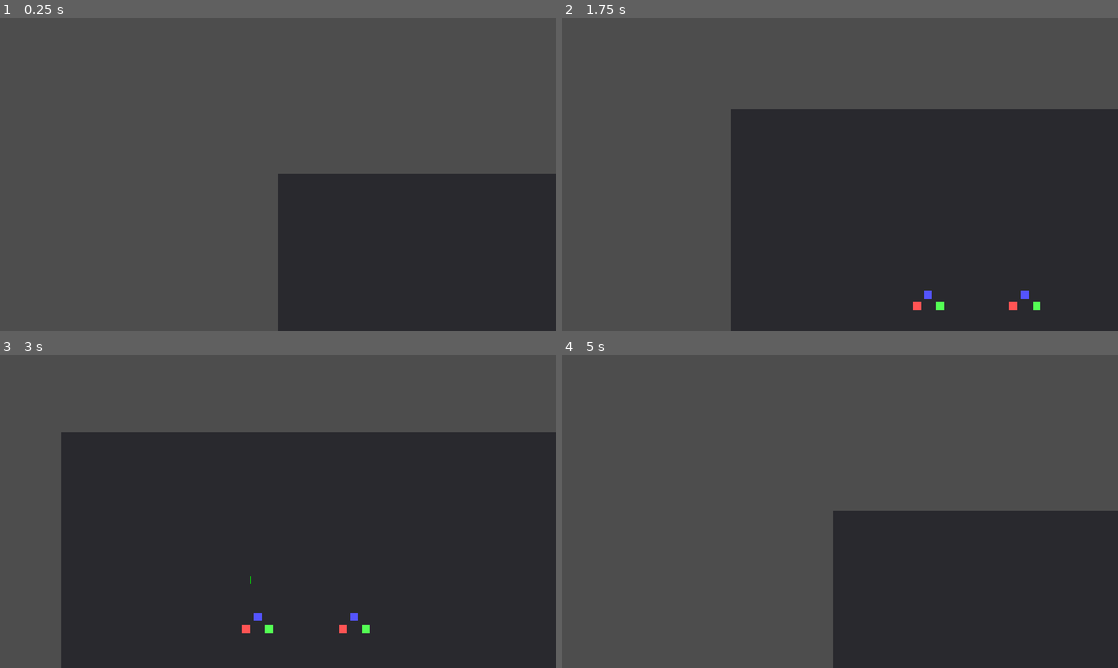
Above: before the commit, frames 1-4 (two rows, left to right).
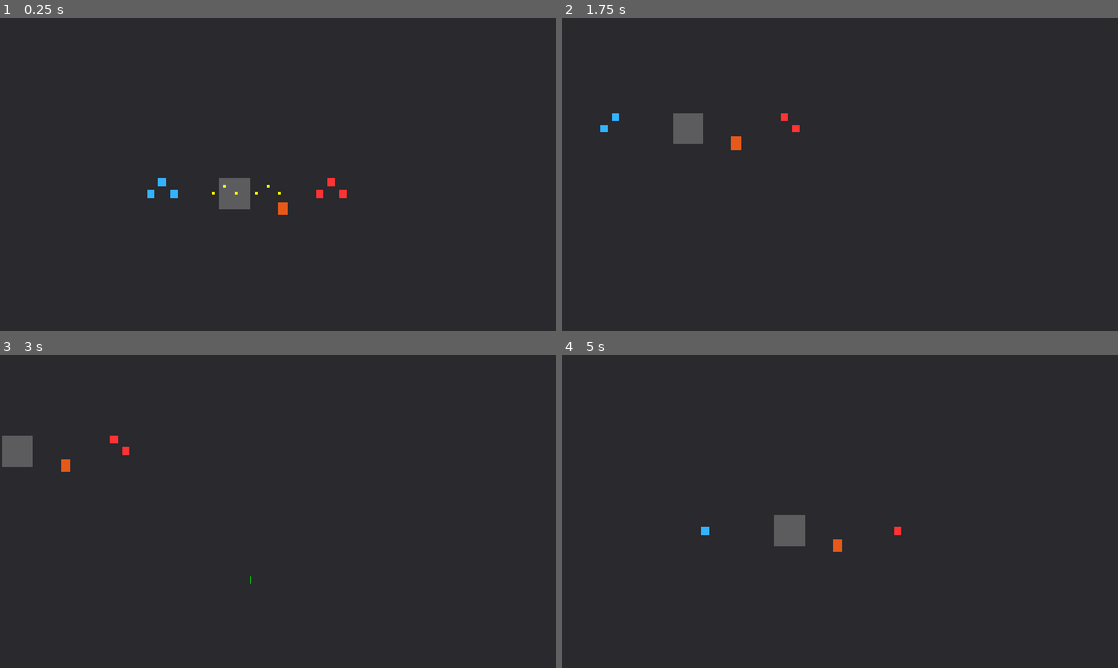
Above: after the commit, the same moments.

Repository: roflanbi4/game-zov
Game: Godot game, scene res://scenes/core/main_game.tscn
Same seed, same stepped clock (60 frames per second), same inputs: the game is played once before the commit and once after it.
Inputs (mouse positions are in pixels of both pictures, inside the frame that each line leads up to):
- Up to frame 1 (0.25 s): no input
- Up to frame 2 (1.75 s): move the mouse to (962, 158) at 0.52 s; hold D 0.53-1.28 s; click (962, 158) at 0.67 s; move the mouse to (728, 190) at 1.27 s; hold S from 1.28 s (still down); click (728, 190) at 1.42 s
- Up to frame 3 (3 s): move the mouse to (333, 442) at 2.02 s; release S at 2.03 s; hold D 2.03-2.78 s; click (333, 442) at 2.17 s; move the mouse to (250, 574) at 2.77 s; hold W from 2.78 s (still down); click (250, 574) at 2.92 s
- Up to frame 4 (5 s): move the mouse to (1006, 558) at 3.52 s; release W at 3.53 s; hold A from 3.53 s (still down); click (1006, 558) at 3.67 s; move the mouse to (673, 464) at 4.27 s; click (673, 464) at 4.42 s

The runs differ from the first frame. In frame 1, 75% of the frame differs, in the area x 0-100%, y 0-100%; in frame 2, 50%; in frame 3, 33%; in frame 4, 74%.

Commit message:
3-sexs

Diff:
--- a/scenes/core/main_game.tscn
+++ b/scenes/core/main_game.tscn
@@ -1,103 +1,182 @@
-[gd_scene load_steps=4 format=3]
+[gd_scene load_steps=11 format=3]
 
 [ext_resource type="Script" path="res://scripts/core/RTSCamera.gd" id="1"]
 [ext_resource type="Script" path="res://scripts/core/SelectionManager.gd" id="2"]
 [ext_resource type="Script" path="res://scripts/core/SquadController.gd" id="3"]
 [ext_resource type="Script" path="res://scripts/core/Soldier.gd" id="4"]
+[ext_resource type="Script" path="res://scripts/components/CoverZone.gd" id="5"]
+[ext_resource type="Script" path="res://scripts/components/ExplosiveProp.gd" id="6"]
 
-[sub_resource id="1" type="CircleShape2D"]
-radius = 4.0
+[sub_resource type="CircleShape2D" id="1"]
+radius = 6.0
+
+[sub_resource type="RectangleShape2D" id="2"]
+size = Vector2(64, 64)
+
+[sub_resource type="CircleShape2D" id="3"]
+radius = 12.0
+
+[sub_resource type="CircleShape2D" id="4"]
+radius = 200.0
 
 [node name="Main" type="Node2D"]
 
 [node name="GameCamera" type="Camera2D" parent="."]
+position = Vector2(640, 360)
 script = ExtResource("1")
 
 [node name="SelectionManager" type="Node2D" parent="."]
 script = ExtResource("2")
 
 [node name="Ground" type="ColorRect" parent="."]
-size = Vector2(1920, 1080)
-color = Color(0.16, 0.16, 0.18, 1.0)
+offset_right = 1920.0
+offset_bottom = 1080.0
+mouse_filter = 2
+color = Color(0.16, 0.16, 0.18, 1)
 
 [node name="NavRegion" type="NavigationRegion2D" parent="."]
 
 [node name="Squad1" type="Node2D" parent="."]
+position = Vector2(400, 400)
 script = ExtResource("3")
-position = Vector2(400, 400)
 
 [node name="Soldier1" type="CharacterBody2D" parent="Squad1"]
+position = Vector2(-24, 0)
 script = ExtResource("4")
-position = Vector2(-24, 0)
 
 [node name="NavigationAgent2D" type="NavigationAgent2D" parent="Squad1/Soldier1"]
+
 [node name="CollisionShape2D" type="CollisionShape2D" parent="Squad1/Soldier1"]
 shape = SubResource("1")
+
 [node name="ColorRect" type="ColorRect" parent="Squad1/Soldier1"]
-size = Vector2(16, 16)
-color = Color(1.0, 0.33, 0.33, 1.0)
+offset_left = -8.0
+offset_top = -8.0
+offset_right = 8.0
+offset_bottom = 8.0
 mouse_filter = 2
+color = Color(0.2, 0.7, 1, 1)
 
 [node name="Soldier2" type="CharacterBody2D" parent="Squad1"]
+position = Vector2(24, 0)
 script = ExtResource("4")
-position = Vector2(24, 0)
 
 [node name="NavigationAgent2D" type="NavigationAgent2D" parent="Squad1/Soldier2"]
+
 [node name="CollisionShape2D" type="CollisionShape2D" parent="Squad1/Soldier2"]
 shape = SubResource("1")
+
 [node name="ColorRect" type="ColorRect" parent="Squad1/Soldier2"]
-size = Vector2(16, 16)
-color = Color(0.33, 1.0, 0.33, 1.0)
+offset_left = -8.0
+offset_top = -8.0
+offset_right = 8.0
+offset_bottom = 8.0
 mouse_filter = 2
+color = Color(0.2, 0.7, 1, 1)
 
 [node name="Soldier3" type="CharacterBody2D" parent="Squad1"]
+position = Vector2(0, -24)
 script = ExtResource("4")
-position = Vector2(0, -24)
 
 [node name="NavigationAgent2D" type="NavigationAgent2D" parent="Squad1/Soldier3"]
+
 [node name="CollisionShape2D" type="CollisionShape2D" parent="Squad1/Soldier3"]
 shape = SubResource("1")
+
 [node name="ColorRect" type="ColorRect" parent="Squad1/Soldier3"]
-size = Vector2(16, 16)
-color = Color(0.33, 0.33, 1.0, 1.0)
+offset_left = -8.0
+offset_top = -8.0
+offset_right = 8.0
+offset_bottom = 8.0
 mouse_filter = 2
+color = Color(0.2, 0.7, 1, 1)
 
-[node name="Squad2" type="Node2D" parent="."]
+[node name="EnemySquad" type="Node2D" parent="." groups=["enemy_squads"]]
+position = Vector2(750, 400)
 script = ExtResource("3")
-position = Vector2(600, 400)
 
-[node name="Soldier1" type="CharacterBody2D" parent="Squad2"]
+[node name="EnemySoldier1" type="CharacterBody2D" parent="EnemySquad"]
+position = Vector2(-24, 0)
 script = ExtResource("4")
-position = Vector2(-24, 0)
 
-[node name="NavigationAgent2D" type="NavigationAgent2D" parent="Squad2/Soldier1"]
-[node name="CollisionShape2D" type="CollisionShape2D" parent="Squad2/Soldier1"]
+[node name="NavigationAgent2D" type="NavigationAgent2D" parent="EnemySquad/EnemySoldier1"]
+
+[node name="CollisionShape2D" type="CollisionShape2D" parent="EnemySquad/EnemySoldier1"]
 shape = SubResource("1")
-[node name="ColorRect" type="ColorRect" parent="Squad2/Soldier1"]
-size = Vector2(16, 16)
-color = Color(1.0, 0.33, 0.33, 1.0)
+
+[node name="ColorRect" type="ColorRect" parent="EnemySquad/EnemySoldier1"]
+offset_left = -8.0
+offset_top = -8.0
+offset_right = 8.0
+offset_bottom = 8.0
 mouse_filter = 2
+color = Color(1, 0.2, 0.2, 1)
 
-[node name="Soldier2" type="CharacterBody2D" parent="Squad2"]
+[node name="EnemySoldier2" type="CharacterBody2D" parent="EnemySquad"]
+position = Vector2(24, 0)
 script = ExtResource("4")
-position = Vector2(24, 0)
 
-[node name="NavigationAgent2D" type="NavigationAgent2D" parent="Squad2/Soldier2"]
-[node name="CollisionShape2D" type="CollisionShape2D" parent="Squad2/Soldier2"]
+[node name="NavigationAgent2D" type="NavigationAgent2D" parent="EnemySquad/EnemySoldier2"]
+
+[node name="CollisionShape2D" type="CollisionShape2D" parent="EnemySquad/EnemySoldier2"]
 shape = SubResource("1")
-[node name="ColorRect" type="ColorRect" parent="Squad2/Soldier2"]
-size = Vector2(16, 16)
-color = Color(0.33, 1.0, 0.33, 1.0)
+
+[node name="ColorRect" type="ColorRect" parent="EnemySquad/EnemySoldier2"]
+offset_left = -8.0
+offset_top = -8.0
+offset_right = 8.0
+offset_bottom = 8.0
 mouse_filter = 2
+color = Color(1, 0.2, 0.2, 1)
 
-[node name="Soldier3" type="CharacterBody2D" parent="Squad2"]
+[node name="EnemySoldier3" type="CharacterBody2D" parent="EnemySquad"]
+position = Vector2(0, -24)
 script = ExtResource("4")
-position = Vector2(0, -24)
 
-[node name="NavigationAgent2D" type="NavigationAgent2D" parent="Squad2/Soldier3"]
-[node name="CollisionShape2D" type="CollisionShape2D" parent="Squad2/Soldier3"]
+[node name="NavigationAgent2D" type="NavigationAgent2D" parent="EnemySquad/EnemySoldier3"]
+
+[node name="CollisionShape2D" type="CollisionShape2D" parent="EnemySquad/EnemySoldier3"]
 shape = SubResource("1")
-[node name="ColorRect" type="ColorRect" parent="Squad2/Soldier3"]
-size = Vector2(16, 16)
-color = Color(0.33, 0.33, 1.0, 1.0)
+
+[node name="ColorRect" type="ColorRect" parent="EnemySquad/EnemySoldier3"]
+offset_left = -8.0
+offset_top = -8.0
+offset_right = 8.0
+offset_bottom = 8.0
 mouse_filter = 2
+color = Color(1, 0.2, 0.2, 1)
+
+[node name="CoverZone1" type="Area2D" parent="."]
+position = Vector2(550, 400)
+script = ExtResource("5")
+
+[node name="CollisionShape2D" type="CollisionShape2D" parent="CoverZone1"]
+shape = SubResource("2")
+
+[node name="ColorRect" type="ColorRect" parent="CoverZone1"]
+offset_left = -32.0
+offset_top = -32.0
+offset_right = 32.0
+offset_bottom = 32.0
+mouse_filter = 2
+color = Color(0.45, 0.45, 0.45, 0.7)
+
+[node name="ExplosiveProp" type="StaticBody2D" parent="."]
+position = Vector2(650, 430)
+script = ExtResource("6")
+
+[node name="CollisionShape2D" type="CollisionShape2D" parent="ExplosiveProp"]
+shape = SubResource("3")
+
+[node name="ColorRect" type="ColorRect" parent="ExplosiveProp"]
+offset_left = -10.0
+offset_top = -14.0
+offset_right = 10.0
+offset_bottom = 14.0
+mouse_filter = 2
+color = Color(0.9, 0.35, 0.1, 1)
+
+[node name="ExplosionArea" type="Area2D" parent="ExplosiveProp"]
+
+[node name="CollisionShape2D" type="CollisionShape2D" parent="ExplosiveProp/ExplosionArea"]
+shape = SubResource("4")
--- /dev/null
+++ b/scenes/core/projectile.tscn
@@ -0,0 +1,16 @@
+[gd_scene load_steps=3 format=3]
+
+[sub_resource id="1" type="CircleShape2D"]
+radius = 2.0
+
+[ext_resource type="Script" path="res://scripts/core/Projectile.gd" id="2"]
+
+[node name="Projectile" type="Node2D"]
+script = ExtResource("2")
+
+[node name="CollisionShape2D" type="CollisionShape2D" parent="."]
+shape = SubResource("1")
+
+[node name="ColorRect" type="ColorRect" parent="."]
+size = Vector2(4, 4)
+color = Color(1.0, 1.0, 0.0, 1.0)
--- /dev/null
+++ b/scenes/units/enemy_squad.tscn
@@ -0,0 +1,94 @@
+[gd_scene load_steps=5 format=3]
+
+[ext_resource type="Script" path="res://scripts/core/SquadController.gd" id="1"]
+[ext_resource type="Script" path="res://scripts/core/HealthComponent.gd" id="2"]
+[ext_resource type="Script" path="res://scripts/core/WeaponComponent.gd" id="3"]
+
+[node name="EnemySquad" type="Node2D"]
+script = ExtResource("1")
+groups = PackedStringArray("enemy_squads")
+position = Vector2(900, 400)
+
+[node name="EnemySoldier1" type="CharacterBody2D" parent="."]
+position = Vector2(-24, 0)
+
+[node name="HealthComponent" type="HealthComponent" parent="EnemySoldier1"]
+script = ExtResource("2")
+
+[node name="WeaponComponent" type="WeaponComponent" parent="EnemySoldier1"]
+script = ExtResource("3")
+target_group = "player_units"
+
+[node name="DetectionArea" type="Area2D" parent="EnemySoldier1"]
+[node name="DetectionShape" type="CollisionShape2D" parent="EnemySoldier1/DetectionArea"]
+shape = SubResource("1")
+
+[node name="Muzzle" type="Node2D" parent="EnemySoldier1"]
+position = Vector2(8, 0)
+
+[node name="NavigationAgent2D" type="NavigationAgent2D" parent="EnemySoldier1"]
+[node name="CollisionShape2D" type="CollisionShape2D" parent="EnemySoldier1"]
+shape = SubResource("2")
+
+[node name="ColorRect" type="ColorRect" parent="EnemySoldier1"]
+size = Vector2(16, 16)
+color = Color(1.0, 0.0, 0.0, 1.0)
+mouse_filter = 2
+
+[node name="EnemySoldier2" type="CharacterBody2D" parent="."]
+position = Vector2(24, 0)
+
+[node name="HealthComponent2" type="HealthComponent" parent="EnemySoldier2"]
+script = ExtResource("2")
+
+[node name="WeaponComponent2" type="WeaponComponent" parent="EnemySoldier2"]
+script = ExtResource("3")
+target_group = "player_units"
+
+[node name="DetectionArea2" type="Area2D" parent="EnemySoldier2"]
+[node name="DetectionShape2" type="CollisionShape2D" parent="EnemySoldier2/DetectionArea2"]
+shape = SubResource("1")
+
+[node name="Muzzle2" type="Node2D" parent="EnemySoldier2"]
+position = Vector2(8, 0)
+
+[node name="NavigationAgent2D2" type="NavigationAgent2D" parent="EnemySoldier2"]
+[node name="CollisionShape2D2" type="CollisionShape2D" parent="EnemySoldier2"]
+shape = SubResource("2")
+
+[node name="ColorRect2" type="ColorRect" parent="EnemySoldier2"]
+size = Vector2(16, 16)
+color = Color(1.0, 0.0, 0.0, 1.0)
+mouse_filter = 2
+
+[node name="EnemySoldier3" type="CharacterBody2D" parent="."]
+position = Vector2(0, -24)
+
+[node name="HealthComponent3" type="HealthComponent" parent="EnemySoldier3"]
+script = ExtResource("2")
+
+[node name="WeaponComponent3" type="WeaponComponent" parent="EnemySoldier3"]
+script = ExtResource("3")
+target_group = "player_units"
+
+[node name="DetectionArea3" type="Area2D" parent="EnemySoldier3"]
+[node name="DetectionShape3" type="CollisionShape2D" parent="EnemySoldier3/DetectionArea3"]
+shape = SubResource("1")
+
+[node name="Muzzle3" type="Node2D" parent="EnemySoldier3"]
+position = Vector2(8, 0)
+
+[node name="NavigationAgent2D3" type="NavigationAgent2D" parent="EnemySoldier3"]
+[node name="CollisionShape2D3" type="CollisionShape2D" parent="EnemySoldier3"]
+shape = SubResource("2")
+
+[node name="ColorRect3" type="ColorRect" parent="EnemySoldier3"]
+size = Vector2(16, 16)
+color = Color(1.0, 0.0, 0.0, 1.0)
+mouse_filter = 2
+
+[sub_resource id="1" type="CircleShape2D"]
+radius = 400.0
+
+[sub_resource id="2" type="CircleShape2D"]
+radius = 4.0
--- /dev/null
+++ b/scripts/components/CoverZone.gd
@@ -0,0 +1,17 @@
+extends Area2D
+
+@export var damage_reduction: float = 0.4
+
+func _ready() -> void:
+	body_entered.connect(_on_body_entered)
+	body_exited.connect(_on_body_exited)
+
+func _on_body_entered(body: Node2D) -> void:
+	var health: HealthComponent = body.get_node_or_null("HealthComponent")
+	if health:
+		health.in_cover = true
+
+func _on_body_exited(body: Node2D) -> void:
+	var health: HealthComponent = body.get_node_or_null("HealthComponent")
+	if health:
+		health.in_cover = false
--- /dev/null
+++ b/scripts/components/ExplosiveProp.gd
@@ -0,0 +1,40 @@
+extends StaticBody2D
+
+@export var explosion_radius: float = 200.0
+@export var explosion_damage: int = 100
+@export var hp: int = 50
+
+var exploded: bool = false
+
+func _ready() -> void:
+	add_to_group("explosives")
+	var health = HealthComponent.new()
+	health.name = "HealthComponent"
+	health.max_hp = hp
+	health.current_hp = hp
+	add_child(health)
+	health.died.connect(_on_health_died)
+
+
+func take_damage(amount: int) -> void:
+	var health: HealthComponent = get_node_or_null("HealthComponent")
+	if health:
+		health.take_damage(amount)
+
+func _on_health_died(_soldier: Node2D) -> void:
+	if not exploded:
+		_explode()
+
+func _explode() -> void:
+	exploded = true
+	var explosion_area: Area2D = get_node_or_null("ExplosionArea")
+	if explosion_area:
+		var bodies: Array = explosion_area.get_overlapping_bodies()
+		for body in bodies:
+			if body is Node2D:
+				var health: HealthComponent = body.get_node_or_null("HealthComponent")
+				if health:
+					var dist: float = global_position.distance_to(body.global_position)
+					if dist <= explosion_radius:
+						health.take_damage(explosion_damage)
+	queue_free()
--- /dev/null
+++ b/scripts/core/HealthComponent.gd
@@ -0,0 +1,22 @@
+class_name HealthComponent
+extends Node
+
+@export var max_hp: int = 100
+@export var cover_damage_reduction: float = 0.4
+
+var current_hp: int
+var in_cover: bool = false
+
+signal died(soldier: Node2D)
+
+func _ready() -> void:
+	current_hp = max_hp
+
+func take_damage(amount: int) -> void:
+	var actual_damage: int = amount
+	if in_cover:
+		actual_damage = int(amount * (1.0 - cover_damage_reduction))
+	current_hp -= actual_damage
+	if current_hp <= 0:
+		current_hp = 0
+		died.emit(get_parent() as Node2D)
--- /dev/null
+++ b/scripts/core/Projectile.gd
@@ -0,0 +1,34 @@
+extends Node2D
+
+@export var speed: float = 600.0
+@export var damage: int = 25
+@export var target_group: String = "enemy_units"
+
+var target_position: Vector2 = Vector2.ZERO
+var active: bool = true
+
+func setup(target: Vector2, projectile_speed: float, projectile_damage: int, projectile_target_group: String) -> void:
+	target_position = target
+	speed = projectile_speed
+	damage = projectile_damage
+	target_group = projectile_target_group
+
+func _process(delta: float) -> void:
+	if not active:
+		return
+	var dir: Vector2 = (target_position - global_position).normalized()
+	global_position += dir * speed * delta
+	if global_position.distance_to(target_position) < 10.0:
+		_hit_target()
+		active = false
+
+func _hit_target() -> void:
+	var targets: Array = get_tree().get_nodes_in_group(target_group)
+	targets.append_array(get_tree().get_nodes_in_group("explosives"))
+	for obj in targets:
+		if is_instance_valid(obj) and global_position.distance_to(obj.global_position) < 24.0:
+			var health: HealthComponent = obj.get_node_or_null("HealthComponent")
+			if health:
+				health.take_damage(damage)
+			break
+	queue_free()
--- a/scripts/core/Soldier.gd
+++ b/scripts/core/Soldier.gd
@@ -1,21 +1,49 @@
+class_name Soldier
 extends CharacterBody2D
 
 @export var move_speed: float = 180.0
 @export var formation_offset: Vector2 = Vector2.ZERO
 
 @onready var nav_agent: NavigationAgent2D = $NavigationAgent2D
+var health_component: HealthComponent
+var weapon: WeaponComponent
 
 var target_position: Vector2 = Vector2.ZERO
+var squad_controller: Node2D = null
 
 func _ready() -> void:
 	set_physics_process(false)
+
+	health_component = get_node_or_null("HealthComponent")
+	if health_component == null:
+		health_component = HealthComponent.new()
+		health_component.name = "HealthComponent"
+		add_child(health_component)
+	health_component.died.connect(_on_health_died)
+
+	weapon = get_node_or_null("WeaponComponent")
+	if weapon == null:
+		weapon = WeaponComponent.new()
+		weapon.name = "WeaponComponent"
+		add_child(weapon)
+
+	var parent = get_parent()
+	if parent is Node2D:
+		squad_controller = parent
+		var groups = parent.get_groups()
+		if "enemy_squads" in groups:
+			add_to_group("enemy_units")
+			weapon.target_group = "player_units"
+		else:
+			add_to_group("player_units")
+			weapon.target_group = "enemy_units"
 
 func set_destination(destination: Vector2) -> void:
 	target_position = destination
 	nav_agent.set_target_position(destination)
 	set_physics_process(true)
 
-func _physics_process(delta: float) -> void:
+func _physics_process(_delta: float) -> void:
 	if nav_agent.is_navigation_finished():
 		velocity = Vector2.ZERO
 		move_and_slide()
@@ -23,7 +51,6 @@
 		return
 
 	var next_pos: Vector2 = nav_agent.get_next_path_position()
-
 	if next_pos == Vector2.ZERO:
 		velocity = Vector2.ZERO
 		move_and_slide()
@@ -32,3 +59,8 @@
 	var dir: Vector2 = (next_pos - global_position).normalized()
 	velocity = dir * move_speed
 	move_and_slide()
+
+func _on_health_died(soldier: Node2D) -> void:
+	set_physics_process(false)
+	if squad_controller != null:
+		squad_controller.call("on_soldier_died", soldier)
--- a/scripts/core/SquadController.gd
+++ b/scripts/core/SquadController.gd
@@ -6,7 +6,9 @@
 var formation_offsets: Array[Vector2] = []
 
 func _ready() -> void:
-	add_to_group("player_squads")
+	# Определяем группу отряда — если отряд вражеский, не считаем его игроком
+	if not is_in_group("enemy_squads"):
+		add_to_group("player_squads")
 
 	# Создаём NavigationPolygon для навигации
 	var np = NavigationPolygon.new()
@@ -34,3 +36,11 @@
 		var offset: Vector2 = formation_offsets[i % formation_offsets.size()]
 		var squad_dest: Vector2 = destination + offset
 		soldiers[i].set_destination(squad_dest)
+
+func on_soldier_died(soldier: Node2D) -> void:
+	if is_instance_valid(soldier):
+		soldiers.erase(soldier)
+	if is_instance_valid(soldier):
+		soldier.queue_free()
+	if soldiers.is_empty():
+		queue_free()
--- /dev/null
+++ b/scripts/core/WeaponComponent.gd
@@ -0,0 +1,68 @@
+class_name WeaponComponent
+extends Node2D
+
+@export var attack_range: float = 400.0
+@export var attack_damage: int = 25
+@export var attack_cooldown: float = 1.0
+@export var projectile_speed: float = 600.0
+@export var target_group: String = "enemy_units"
+
+var detection_area: Area2D
+var muzzle: Node2D
+var cooldown_timer: float = 0.0
+var current_target: Node2D = null
+
+func _ready() -> void:
+	detection_area = get_node_or_null("DetectionArea")
+	if detection_area == null:
+		detection_area = Area2D.new()
+		detection_area.name = "DetectionArea"
+		var shape := CollisionShape2D.new()
+		var circle := CircleShape2D.new()
+		circle.radius = attack_range
+		shape.shape = circle
+		detection_area.add_child(shape)
+		add_child(detection_area)
+
+	muzzle = get_node_or_null("Muzzle")
+	if muzzle == null:
+		muzzle = Node2D.new()
+		muzzle.name = "Muzzle"
+		add_child(muzzle)
+
+func _process(delta: float) -> void:
+	if cooldown_timer > 0.0:
+		cooldown_timer -= delta
+	if current_target == null or not is_instance_valid(current_target):
+		_find_target()
+	if current_target != null and cooldown_timer <= 0.0:
+		_shoot()
+		cooldown_timer = attack_cooldown
+
+func _find_target() -> void:
+	var bodies: Array = detection_area.get_overlapping_bodies()
+	var nearest: Node2D = null
+	var nearest_dist: float = attack_range
+	for body in bodies:
+		if body is Node2D and target_group in body.get_groups():
+			var dist: float = global_position.distance_to(body.global_position)
+			if dist < nearest_dist:
+				nearest_dist = dist
+				nearest = body
+	current_target = nearest
+
+func _shoot() -> void:
+	if current_target == null:
+		return
+	var bullet := Node2D.new()
+	var script_res := preload("res://scripts/core/Projectile.gd")
+	bullet.set_script(script_res)
+	var rect := ColorRect.new()
+	rect.size = Vector2(6, 6)
+	rect.position = Vector2(-3, -3)
+	rect.color = Color.YELLOW
+	rect.mouse_filter = Control.MOUSE_FILTER_IGNORE
+	bullet.add_child(rect)
+	bullet.global_position = muzzle.global_position
+	get_tree().root.add_child(bullet)
+	bullet.setup(current_target.global_position, projectile_speed, attack_damage, target_group)
Not shown, added: scripts/components/CoverZone.gd.uid
Not shown, added: scripts/components/ExplosiveProp.gd.uid
Not shown, added: scripts/core/HealthComponent.gd.uid
Not shown, added: scripts/core/Projectile.gd.uid
Not shown, added: scripts/core/WeaponComponent.gd.uid
